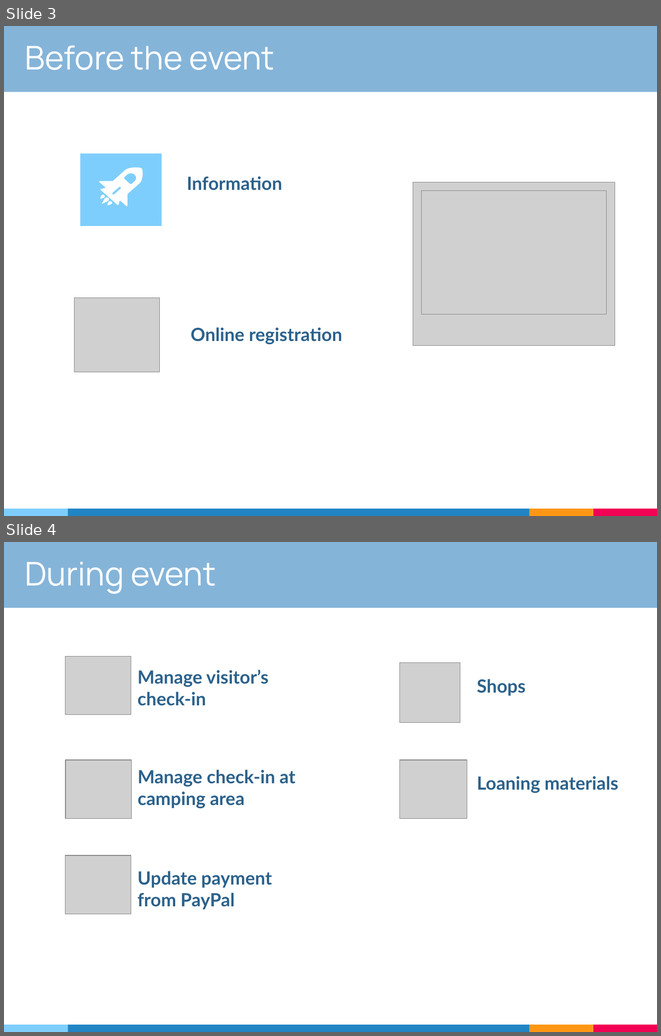
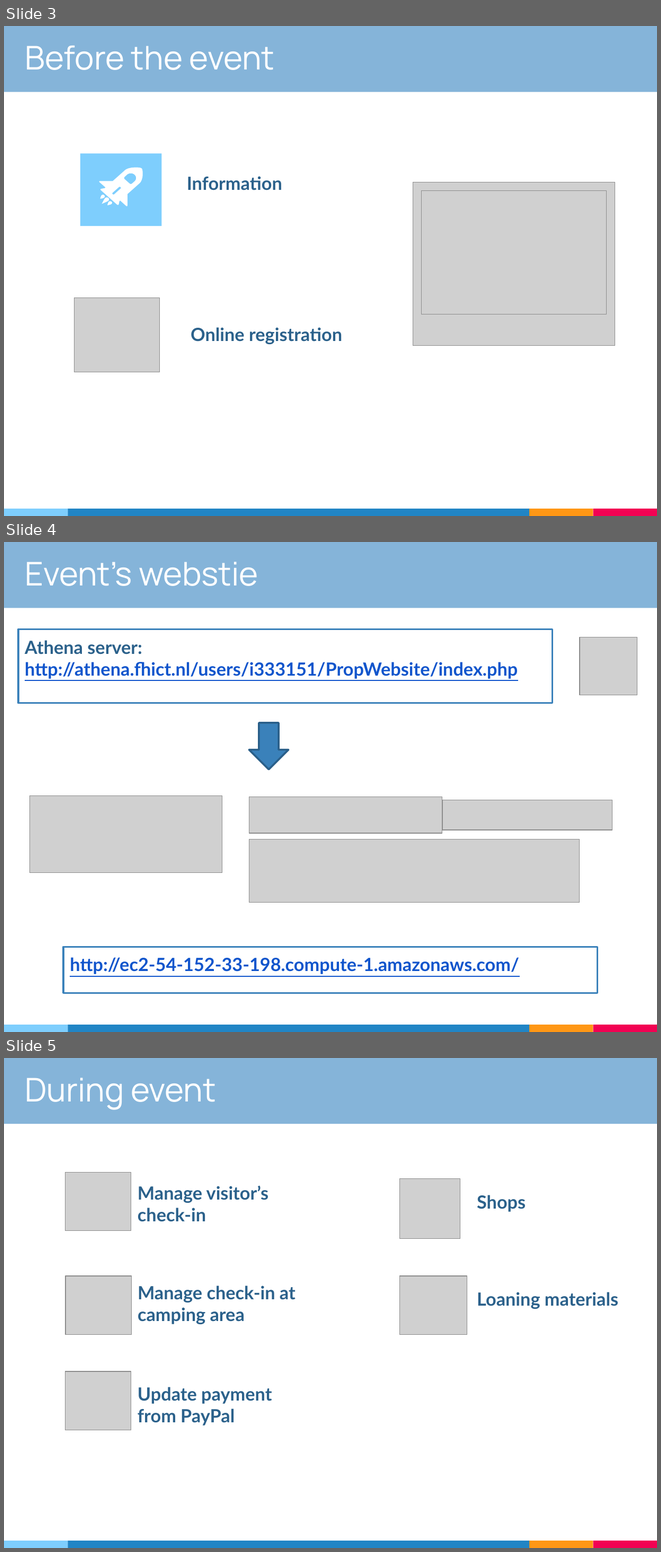
Before and after one commit to bilal614/ProP_LoopIT, a slide deck: Documents/Presentation/Prop-Presentation.pptx. Shown one above the other, each under a label of ours: slides 3 and 4 before the commit, slides 3, 4 and 5 after it. The pictures are 661x1036 and 661x1552 pixels, drawn with LibreOffice and Linux fonts; fonts in the diff are those of the drawing; grey boxes stand for pictures. Boxes give left, top, right and bottom in pixels: in the first picture for what was removed or moved away, otherwise in the second. Text is boxed around its words. In the diff, an @@ line names an element or a change of style, - is before the commit and + after.

Commit message:
Changed on presentation

```diff
--- a/Documents/Presentation/Prop-Presentation.pptx
+++ b/Documents/Presentation/Prop-Presentation.pptx
@@ slide 4 added at (4, 542, 657, 1032), background #FFFFFF; not listed: 4 template elements that a slide beside it also shows @@
@@ rectangle added at (4, 542, 657, 608), fill #85B4D9 @@
@@ title added at (25, 562, 258, 586), 36 pt, text #FFFFFF @@
+Event’s webstie
@@ rectangle added at (18, 629, 553, 703), fill #FFFFFF, outline #3A81BA 2 pt, 20 pt, text #1155CC, bold, underline @@
+Athena server: http://athena.fhict.nl/users/i333151/PropWebsite/index.php
@@ picture added at (580, 637, 637, 695) @@
@@ down arrow added at (249, 723, 288, 769), fill #3A81BA, outline #2B5F8A 2 pt @@
@@ picture added at (29, 795, 222, 872) @@
@@ picture added at (249, 796, 442, 832) @@
@@ picture added at (442, 800, 612, 830) @@
@@ picture added at (249, 839, 579, 902) @@
@@ rectangle added at (63, 947, 598, 993), fill #FFFFFF, outline #3A81BA 2 pt, 20 pt, text #1155CC, bold, underline @@
+http://ec2-54-152-33-198.compute-1.amazonaws.com/
@@ what was slide 4 is now slide 5 @@
```
Also in this commit, not shown: 1 other file.
